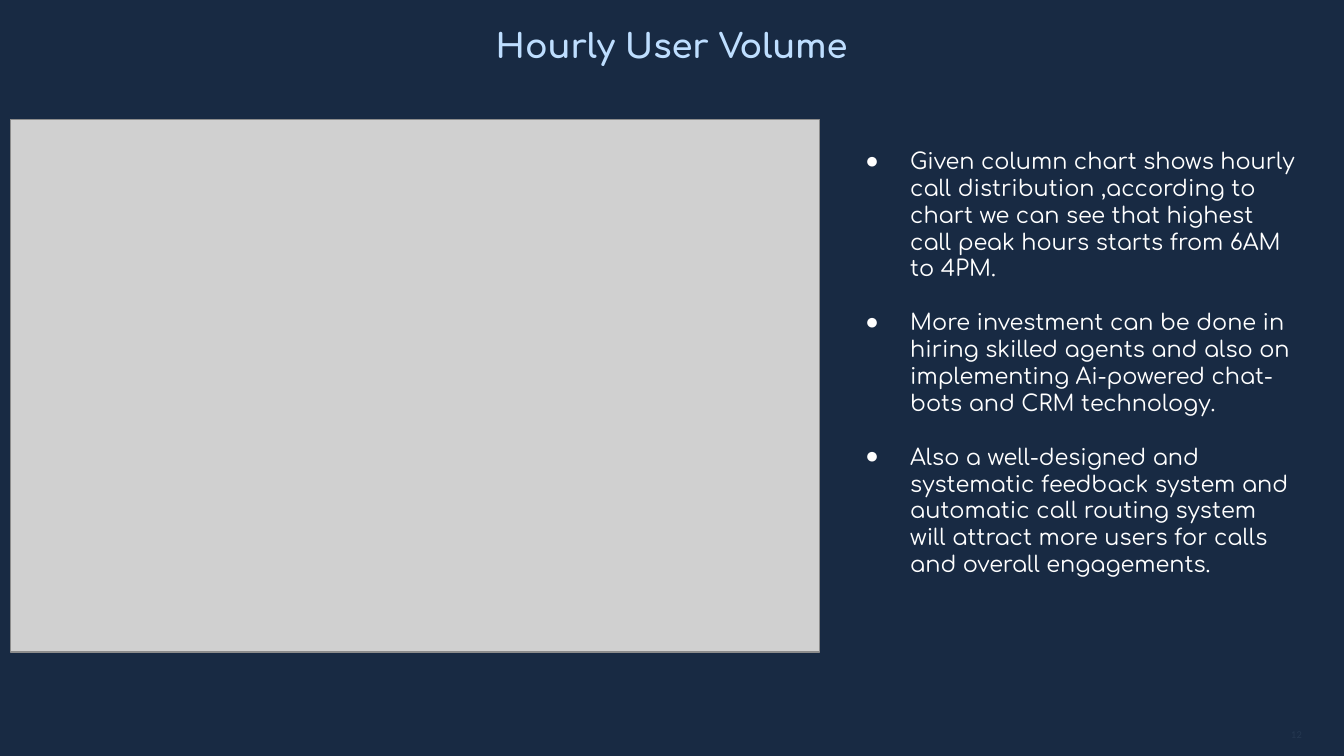
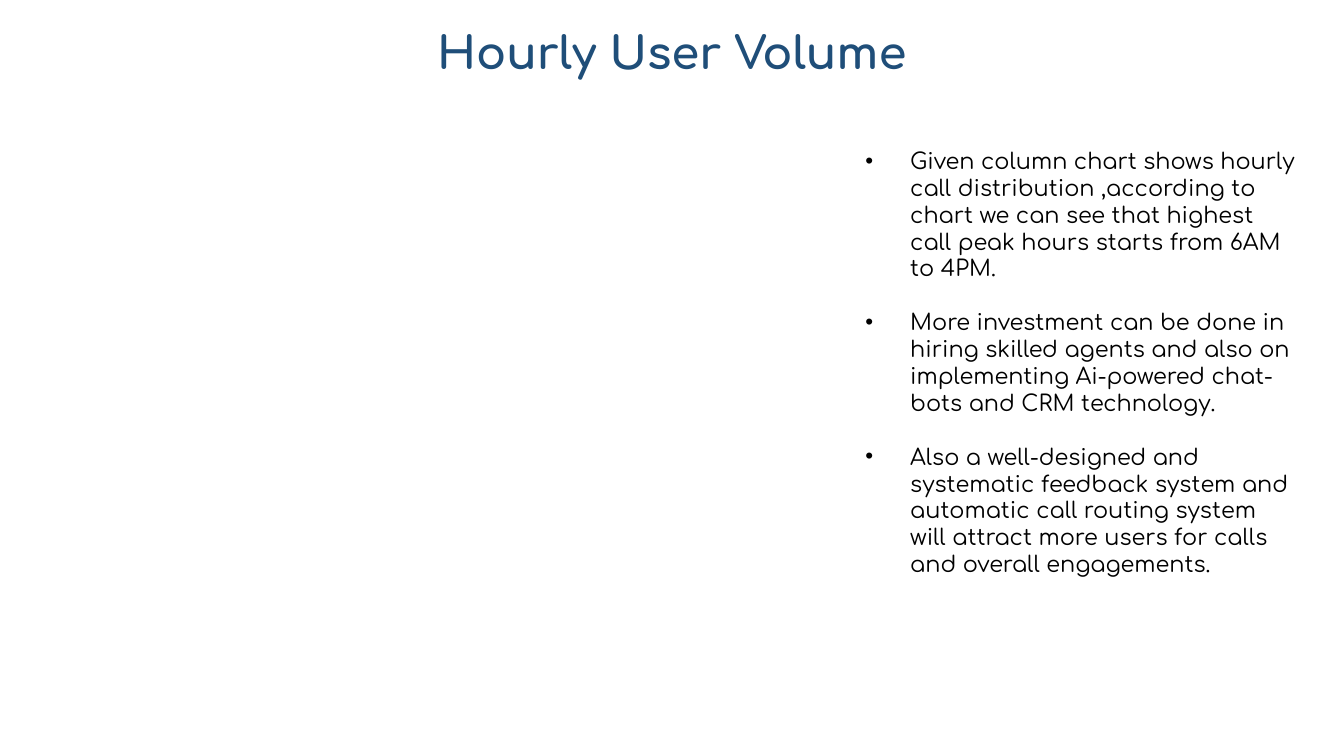
Before and after one commit to vikas9074122983/AstroSage_analysis_excel_dashboard_project, a slide deck: slide 12 of Atrosage_analysis_Vikas.pptx. Drawn at 1344x756 pixels with LibreOffice and Linux fonts; fonts in the diff are those of the drawing; grey boxes stand for pictures. Boxes give left, top, right and bottom in pixels: in the first picture for what was removed or moved away, otherwise in the second. Text is boxed around its words. In the diff, an @@ line names an element or a change of style, - is before the commit and + after.

```diff
--- a/Atrosage_analysis_Vikas.pptx
+++ b/Atrosage_analysis_Vikas.pptx
@@ background #182A43 to #FFFFFF @@
@@ text "Hourly User Volume" at box(437, 34, 906, 80): size 18 to 24 pt, text colour #BEDEFF to #1F4E79 @@
@@ picture removed at box(11, 120, 820, 652) @@
@@ text "Given column chart shows hourly ..." at box(910, 151, 1294, 577): text colour #FFFFFF to #000000; bullet ● to • @@
```
Also in this commit, not shown: 18 other slides changed, 8 slides added, 4 slides removed, 2 other files.
